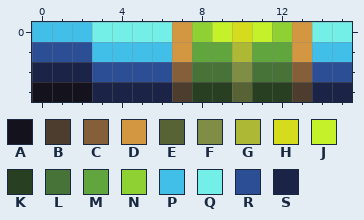
Pixel-art file: sourceAssets/planetGradients.aseprite. The first picture shows the starting point.
16x4 pixels, 1 frame.
Palette (. is transparent): A #14121d  B #4c3d2e  C #855f39  D #d39741  E #586335  F #7f8e44  G #adb834  H #d5dc1d  J #c4f129  K #293f21  L #477238  M #61a53f  N #8fd032  P #42bfe8  Q #73efe8  R #2b4e95  S #1b2447
Pixels before, first column x 0:
0 PPPQQQQDNJHJNDQQ
1 RRRPPPPDMMGMMDPP
2 SSSRRRRCLLFLLCRR
3 AAASSSSBKKEKKBSS
And afterwards:
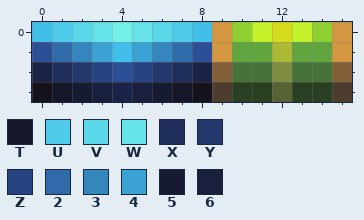
Colours new in this view: T #151627  U #4ecbe8  V #5ad7e8  W #66e3e8  X #1f2e5a  Y #23396e  Z #274381  2 #306aa9  3 #3686be  4 #3ca2d3  5 #171b32  6 #191f3c
From the commit log: Tweaked a bunch of planets to look a bit better
The exact change:
Changed rows in their new state; - is an unchanged pixel.
Layer "Balan":
first column x 1:
0 UVW-WVUPDN-HJND
1 234-432RDM-GMMD
2 XYZ-ZYXSCL-FLLC
3 T56-65TABK-EKKB
Where, in picture pixels (left, top, right, bottom), the same in both pictures:
changed: (52, 22, 352, 102)
